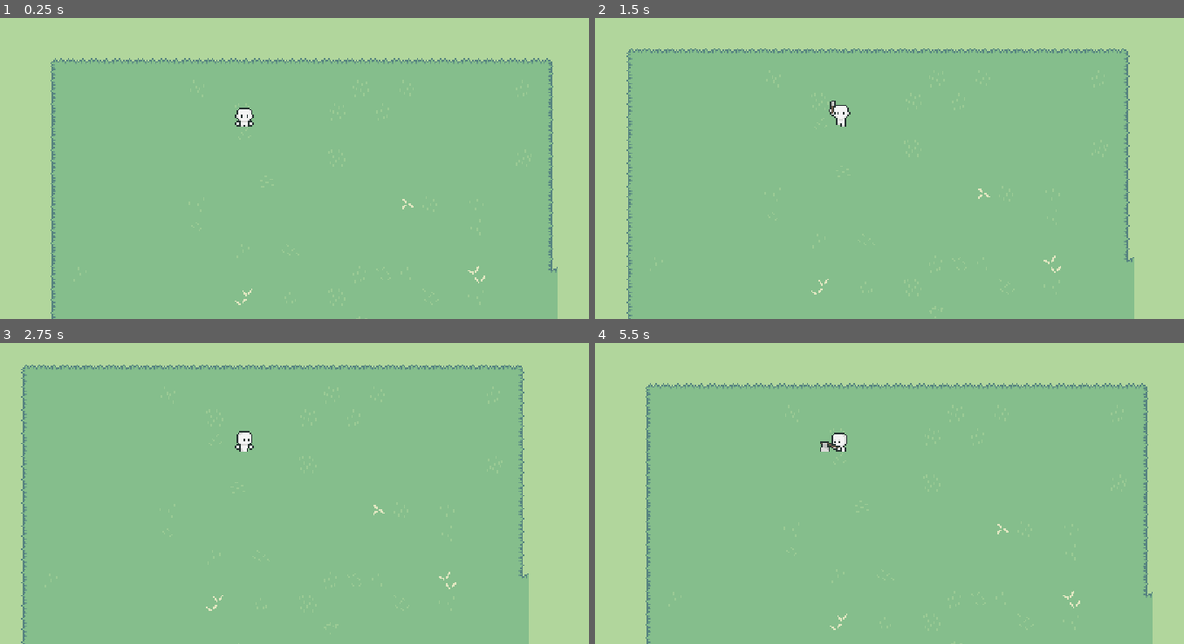
Above: before the commit, frames 1-4 (two rows, left to right).
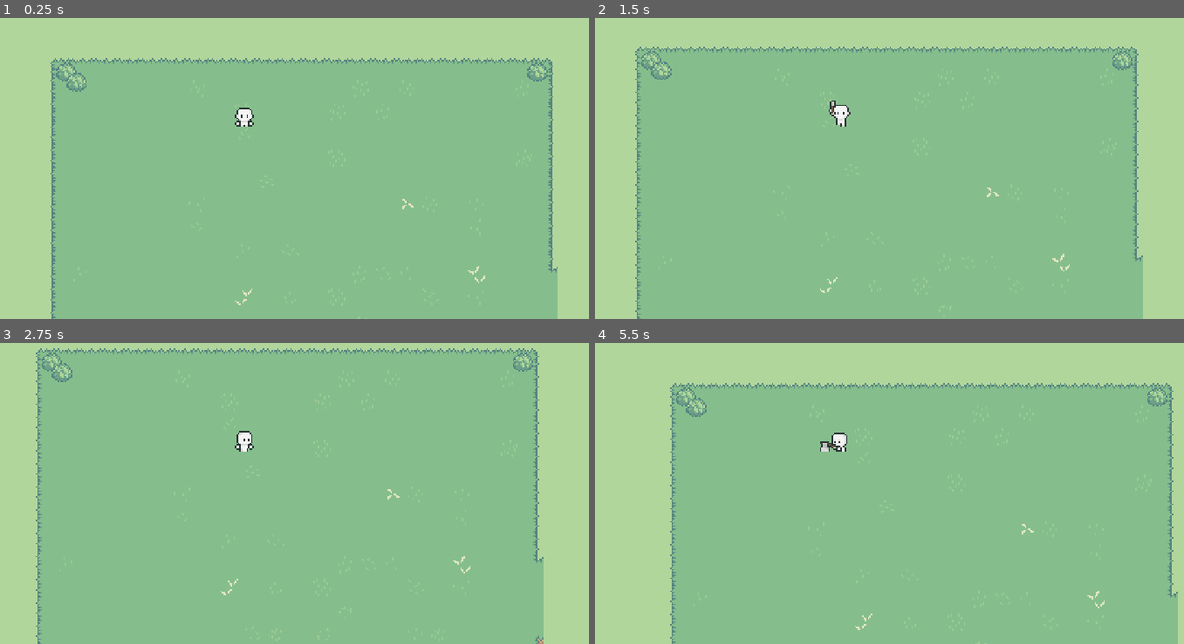
Above: after the commit, the same moments.

Repository: Grazulex/frpg
Game: Godot game, scene res://playground.tscn
Two runs of this game, one before a commit and one after it. Both use one fixed random seed, a clock stepped at 60 frames per second and the inputs below.
Inputs:
- Up to frame 1 (0.25 s): no input
- Up to frame 2 (1.5 s): hold Right (right) 0.53-1.28 s; hold A (axe) 0.53-1.28 s; hold Down (down) from 1.28 s (still down); tap A (axe) at 1.35 s
- Up to frame 3 (2.75 s): release Down (down) at 2.03 s; hold Right (right) from 2.03 s (still down); hold A (axe) from 2.03 s (still down)
- Up to frame 4 (5.5 s): release Right (right) at 2.78 s; release A (axe) at 2.78 s; hold Up (up) 2.78-3.53 s; tap A (axe) at 2.85, 4.35 s; hold A (axe) 3.53-4.28 s; hold Left (left) 3.53-5.03 s; hold Down (down) from 5.03 s (still down); hold A (axe) from 5.03 s (still down)

The runs differ from the first frame. In frame 1, 0.4% of the frame differs, in the area x 9-94%, y 14-25%; in frame 2, 4.8%; in frame 3, 11%, in the area x 3-93%, y 1-100%; in frame 4, 9.2%.

Commit message:
add plant and axe

Diff:
--- /dev/null
+++ b/GeneralNode/HitBox/hit_box.gd
@@ -0,0 +1,16 @@
+class_name HitBox extends Area2D
+
+signal  Damaged( damage : int)
+
+# Called when the node enters the scene tree for the first time.
+func _ready():
+	pass # Replace with function body.
+
+
+# Called every frame. 'delta' is the elapsed time since the previous frame.
+func _process(delta):
+	pass
+
+func TakeDamage( damage : int ) -> void:
+	print( "TakeDamage: " , damage )
+	Damaged.emit( damage )
--- /dev/null
+++ b/GeneralNode/HitBox/hit_box.tscn
@@ -0,0 +1,9 @@
+[gd_scene load_steps=2 format=3 uid="uid://d1pk1vevwh28u"]
+
+[ext_resource type="Script" path="res://GeneralNode/HitBox/hit_box.gd" id="1_nevmw"]
+
+[node name="HitBox" type="Area2D"]
+collision_layer = 256
+collision_mask = 0
+monitoring = false
+script = ExtResource("1_nevmw")
--- /dev/null
+++ b/GeneralNode/HurtBox/hurt_box.gd
@@ -0,0 +1,18 @@
+class_name HurtBox extends Area2D
+
+@export var damage : int = 1
+
+# Called when the node enters the scene tree for the first time.
+func _ready():
+	area_entered.connect( AreaEntered)
+	pass # Replace with function body.
+
+
+# Called every frame. 'delta' is the elapsed time since the previous frame.
+func _process(delta):
+	pass
+
+func AreaEntered( a : Area2D ) -> void:
+	if a is HitBox:
+		a.TakeDamage( damage )
+	pass
--- /dev/null
+++ b/GeneralNode/HurtBox/hurt_box.tscn
@@ -0,0 +1,9 @@
+[gd_scene load_steps=2 format=3 uid="uid://5icdwoynlihv"]
+
+[ext_resource type="Script" path="res://GeneralNode/HurtBox/hurt_box.gd" id="1_sbxc6"]
+
+[node name="HurtBox" type="Area2D"]
+collision_layer = 0
+collision_mask = 2
+monitorable = false
+script = ExtResource("1_sbxc6")
--- /dev/null
+++ b/Player/Scripts/PlayerInteractionsHost.gd
@@ -0,0 +1,22 @@
+class_name PlayerInteractionsHost extends Node2D
+
+@onready var player : Player = $".."
+# Called when the node enters the scene tree for the first time.
+func _ready():
+	player.DirectionChanged.connect( UpdateDirection )
+	pass # Replace with function body.
+
+
+func UpdateDirection ( new_direction : Vector2) -> void:
+	match new_direction:
+		Vector2.DOWN:
+			rotation_degrees = 0
+		Vector2.UP:
+			rotation_degrees = 180
+		Vector2.LEFT:
+			rotation_degrees = 90
+		Vector2.RIGHT:
+			rotation_degrees = -90
+		_:
+			rotation_degrees = 0
+	pass
--- a/Player/Scripts/player.gd
+++ b/Player/Scripts/player.gd
@@ -9,6 +9,8 @@
 @onready var sprite_axe : Sprite2D = $axe
 @onready var state_machine : PlayerStateMachine = $StateMachine
 
+signal DirectionChanged( new_direction : Vector2 )
+
 # Called when the node enters the scene tree for the first time.
 func _ready():
 	state_machine.Initialize(self)
@@ -17,8 +19,10 @@
 
 # Called every frame. 'delta' is the elapsed time since the previous frame.
 func _process(delta):
-	direction.x = Input.get_action_strength("right") - Input.get_action_strength("left")
-	direction.y = Input.get_action_strength("down") - Input.get_action_strength("up")
+	direction = Vector2(
+		Input.get_axis("left", "right"),
+		Input.get_axis("up", "down")
+	).normalized()
 	pass
 
 func _physics_process(delta):
@@ -38,7 +42,7 @@
 		return false
 
 	cardinal_direction = new_direction
-
+	DirectionChanged.emit( new_direction )
 	return true
 
 func UpdateAnimation( state : String ) -> void:
--- a/Player/Scripts/state_axe.gd
+++ b/Player/Scripts/state_axe.gd
@@ -1,25 +1,43 @@
 class_name State_Axe extends State
 
 var axing : bool = false
+
+@export var axe_sound : AudioStream
+@export_range(1,20,0.5) var decelarate_speed : float = 5.0
+
 @onready var animation_player : AnimationPlayer = $"../../AnimationPlayer"
+@onready var audio : AudioStreamPlayer2D  =  $"../../Audio/AudioStreamPlayer2D"
+@onready var hurt_box : HurtBox = $"../../Interactions/HurtBox"
+
 @onready var walk : State = $"../Walk"
 @onready var idle : State = $"../Idle"
+
 
 func Enter() -> void:
 	player.sprite_axe.show()
 	player.UpdateAnimation("axe")
 	animation_player.animation_finished.connect( EndAxe )
+
+	audio.stream = axe_sound
+	audio.pitch_scale = randf_range( 0.9, 1.1 )
+	audio.play()
+
 	axing = true
+
+	await get_tree().create_timer( 0.075 ).timeout
+	hurt_box.monitoring = true
 	pass
 
 func Exit() -> void:
 	animation_player.animation_finished.disconnect( EndAxe )
 	axing = false
+	hurt_box.monitoring = false
 	player.sprite_axe.hide()
 	pass
 
 func Process( _delta : float) -> State:
-	player.velocity = Vector2.ZERO
+	player.velocity -= player.velocity * decelarate_speed * _delta
+
 	if axing == false:
 		if player.direction == Vector2.ZERO:
 			return idle
--- a/Player/Scripts/state_walk.gd
+++ b/Player/Scripts/state_walk.gd
@@ -1,6 +1,6 @@
 class_name State_Walk extends State
 
-@export var move_speed : float = 100.0
+@export var move_speed : float = 50.0
 
 @onready var idle : State =  $"../Idle"
 @onready var axe : State = $"../Axe"
--- a/Player/player.tscn
+++ b/Player/player.tscn
@@ -8,6 +8,9 @@
 [ext_resource type="Script" path="res://Player/Scripts/state_idle.gd" id="5_hu720"]
 [ext_resource type="Script" path="res://Player/Scripts/state_walk.gd" id="6_1wwfh"]
 [ext_resource type="Script" path="res://Player/Scripts/state_axe.gd" id="8_377sv"]
+[ext_resource type="AudioStream" uid="uid://wsj3cj2wq1rt" path="res://Player/Audios/axe.mp3" id="9_83akb"]
+[ext_resource type="Script" path="res://Player/Scripts/PlayerInteractionsHost.gd" id="10_d14a5"]
+[ext_resource type="PackedScene" uid="uid://5icdwoynlihv" path="res://GeneralNode/HurtBox/hurt_box.tscn" id="10_y5cya"]
 
 [sub_resource type="CircleShape2D" id="CircleShape2D_hfrb3"]
 radius = 3.0
@@ -51,6 +54,70 @@
 "values": [0]
 }
 
+[sub_resource type="Animation" id="Animation_r407l"]
+resource_name = "axe_down"
+length = 0.6
+tracks/0/type = "value"
+tracks/0/imported = false
+tracks/0/enabled = true
+tracks/0/path = NodePath("axe:frame")
+tracks/0/interp = 1
+tracks/0/loop_wrap = true
+tracks/0/keys = {
+"times": PackedFloat32Array(0, 0.1, 0.2, 0.3, 0.4, 0.5),
+"transitions": PackedFloat32Array(1, 1, 1, 1, 1, 1),
+"update": 1,
+"values": [12, 13, 14, 15, 16, 17]
+}
+
+[sub_resource type="Animation" id="Animation_w042r"]
+resource_name = "axe_left"
+length = 0.6
+tracks/0/type = "value"
+tracks/0/imported = false
+tracks/0/enabled = true
+tracks/0/path = NodePath("axe:frame")
+tracks/0/interp = 1
+tracks/0/loop_wrap = true
+tracks/0/keys = {
+"times": PackedFloat32Array(0, 0.1, 0.2, 0.3, 0.4, 0.5),
+"transitions": PackedFloat32Array(1, 1, 1, 1, 1, 1),
+"update": 1,
+"values": [6, 7, 8, 9, 10, 11]
+}
+
+[sub_resource type="Animation" id="Animation_ihcte"]
+resource_name = "axe_right"
+length = 0.6
+tracks/0/type = "value"
+tracks/0/imported = false
+tracks/0/enabled = true
+tracks/0/path = NodePath("axe:frame")
+tracks/0/interp = 1
+tracks/0/loop_wrap = true
+tracks/0/keys = {
+"times": PackedFloat32Array(0, 0.1, 0.2, 0.3, 0.4, 0.5),
+"transitions": PackedFloat32Array(1, 1, 1, 1, 1, 1),
+"update": 1,
+"values": [0, 1, 2, 3, 4, 5]
+}
+
+[sub_resource type="Animation" id="Animation_7sclj"]
+resource_name = "axe_up"
+length = 0.6
+tracks/0/type = "value"
+tracks/0/imported = false
+tracks/0/enabled = true
+tracks/0/path = NodePath("axe:frame")
+tracks/0/interp = 1
+tracks/0/loop_wrap = true
+tracks/0/keys = {
+"times": PackedFloat32Array(0, 0.1, 0.2, 0.3, 0.4, 0.5),
+"transitions": PackedFloat32Array(1, 1, 1, 1, 1, 1),
+"update": 1,
+"values": [18, 19, 20, 21, 22, 23]
+}
+
 [sub_resource type="Animation" id="Animation_ht2fh"]
 resource_name = "idle_down"
 length = 0.5
@@ -185,70 +252,6 @@
 "transitions": PackedFloat32Array(1, 1, 1, 1, 1, 1, 1, 1),
 "update": 1,
 "values": [24, 25, 26, 27, 28, 29, 30, 31]
-}
-
-[sub_resource type="Animation" id="Animation_r407l"]
-resource_name = "axe_down"
-length = 0.6
-tracks/0/type = "value"
-tracks/0/imported = false
-tracks/0/enabled = true
-tracks/0/path = NodePath("axe:frame")
-tracks/0/interp = 1
-tracks/0/loop_wrap = true
-tracks/0/keys = {
-"times": PackedFloat32Array(0, 0.1, 0.2, 0.3, 0.4, 0.5),
-"transitions": PackedFloat32Array(1, 1, 1, 1, 1, 1),
-"update": 1,
-"values": [12, 13, 14, 15, 16, 17]
-}
-
-[sub_resource type="Animation" id="Animation_7sclj"]
-resource_name = "axe_up"
-length = 0.6
-tracks/0/type = "value"
-tracks/0/imported = false
-tracks/0/enabled = true
-tracks/0/path = NodePath("axe:frame")
-tracks/0/interp = 1
-tracks/0/loop_wrap = true
-tracks/0/keys = {
-"times": PackedFloat32Array(0, 0.1, 0.2, 0.3, 0.4, 0.5),
-"transitions": PackedFloat32Array(1, 1, 1, 1, 1, 1),
-"update": 1,
-"values": [18, 19, 20, 21, 22, 23]
-}
-
-[sub_resource type="Animation" id="Animation_ihcte"]
-resource_name = "axe_right"
-length = 0.6
-tracks/0/type = "value"
-tracks/0/imported = false
-tracks/0/enabled = true
-tracks/0/path = NodePath("axe:frame")
-tracks/0/interp = 1
-tracks/0/loop_wrap = true
-tracks/0/keys = {
-"times": PackedFloat32Array(0, 0.1, 0.2, 0.3, 0.4, 0.5),
-"transitions": PackedFloat32Array(1, 1, 1, 1, 1, 1),
-"update": 1,
-"values": [0, 1, 2, 3, 4, 5]
-}
-
-[sub_resource type="Animation" id="Animation_w042r"]
-resource_name = "axe_left"
-length = 0.6
-tracks/0/type = "value"
-tracks/0/imported = false
-tracks/0/enabled = true
-tracks/0/path = NodePath("axe:frame")
-tracks/0/interp = 1
-tracks/0/loop_wrap = true
-tracks/0/keys = {
-"times": PackedFloat32Array(0, 0.1, 0.2, 0.3, 0.4, 0.5),
-"transitions": PackedFloat32Array(1, 1, 1, 1, 1, 1),
-"update": 1,
-"values": [6, 7, 8, 9, 10, 11]
 }
 
 [sub_resource type="AnimationLibrary" id="AnimationLibrary_eqqes"]
@@ -268,6 +271,9 @@
 "walk_up": SubResource("Animation_xv7jy")
 }
 
+[sub_resource type="CircleShape2D" id="CircleShape2D_ccx7p"]
+radius = 4.5
+
 [node name="Player" type="CharacterBody2D"]
 position = Vector2(24, 16)
 collision_mask = 16
@@ -315,5 +321,23 @@
 
 [node name="Axe" type="Node" parent="StateMachine"]
 script = ExtResource("8_377sv")
+axe_sound = ExtResource("9_83akb")
 
 [node name="Camera2D" type="Camera2D" parent="."]
+
+[node name="Audio" type="Node" parent="."]
+
+[node name="AudioStreamPlayer2D" type="AudioStreamPlayer2D" parent="Audio"]
+max_polyphony = 4
+
+[node name="Interactions" type="Node2D" parent="."]
+script = ExtResource("10_d14a5")
+
+[node name="HurtBox" parent="Interactions" instance=ExtResource("10_y5cya")]
+position = Vector2(0, 5)
+collision_mask = 256
+monitoring = false
+
+[node name="CollisionShape2D" type="CollisionShape2D" parent="Interactions/HurtBox"]
+shape = SubResource("CircleShape2D_ccx7p")
+debug_color = Color(0.970182, 0, 0.456428, 0.42)
--- /dev/null
+++ b/Props/Plants/plant.gd
@@ -0,0 +1,11 @@
+class_name Plant extends Node2D
+
+
+# Called when the node enters the scene tree for the first time.
+func _ready():
+	$HitBox.Damaged.connect( TakeDamage )
+	pass # Replace with function body.
+
+func TakeDamage( _damage : int ) -> void:
+	queue_free()
+	pass
--- /dev/null
+++ b/Props/Plants/plant.tscn
@@ -0,0 +1,32 @@
+[gd_scene load_steps=5 format=3 uid="uid://b66mnwneqia7e"]
+
+[ext_resource type="Script" path="res://Props/Plants/plant.gd" id="1_2v216"]
+[ext_resource type="Texture2D" uid="uid://d4htvut52vdjt" path="res://Props/Sprites/props.png" id="2_l5ups"]
+[ext_resource type="PackedScene" uid="uid://d1pk1vevwh28u" path="res://GeneralNode/HitBox/hit_box.tscn" id="3_8oldd"]
+
+[sub_resource type="RectangleShape2D" id="RectangleShape2D_ncnk4"]
+size = Vector2(10, 8)
+
+[node name="Plant" type="Node2D"]
+script = ExtResource("1_2v216")
+
+[node name="Sprite2D" type="Sprite2D" parent="."]
+position = Vector2(0, -3)
+texture = ExtResource("2_l5ups")
+hframes = 16
+vframes = 12
+frame = 57
+
+[node name="HitBox" parent="." instance=ExtResource("3_8oldd")]
+
+[node name="CollisionShape2D" type="CollisionShape2D" parent="HitBox"]
+shape = SubResource("RectangleShape2D_ncnk4")
+
+[node name="StaticBody2D" type="StaticBody2D" parent="."]
+position = Vector2(0, -3)
+collision_layer = 16
+collision_mask = 0
+
+[node name="CollisionShape2D" type="CollisionShape2D" parent="StaticBody2D"]
+position = Vector2(0, 3)
+shape = SubResource("RectangleShape2D_ncnk4")
--- a/playground.tscn
+++ b/playground.tscn
@@ -1,10 +1,24 @@
-[gd_scene load_steps=3 format=3 uid="uid://5fl2v6t5iev0"]
+[gd_scene load_steps=4 format=3 uid="uid://5fl2v6t5iev0"]
 
 [ext_resource type="PackedScene" uid="uid://b5s1hxuhndxrc" path="res://Player/player.tscn" id="1_kwbfi"]
 [ext_resource type="PackedScene" uid="uid://cryfgdl6lc0jl" path="res://Tile Maps/grass-01.tscn" id="2_vpjnf"]
+[ext_resource type="PackedScene" uid="uid://b66mnwneqia7e" path="res://Props/Plants/plant.tscn" id="3_bidbd"]
 
 [node name="Playground" type="Node2D"]
+y_sort_enabled = true
 
 [node name="Player" parent="." instance=ExtResource("1_kwbfi")]
 
 [node name="Grass-01" parent="." instance=ExtResource("2_vpjnf")]
+
+[node name="Plant" parent="." instance=ExtResource("3_bidbd")]
+position = Vector2(-98, -16)
+
+[node name="Plant2" parent="." instance=ExtResource("3_bidbd")]
+position = Vector2(226, -16)
+
+[node name="Plant3" parent="." instance=ExtResource("3_bidbd")]
+position = Vector2(-99, 292)
+
+[node name="Plant4" parent="." instance=ExtResource("3_bidbd")]
+position = Vector2(-91, -9)
--- a/project.godot
+++ b/project.godot
@@ -58,7 +58,9 @@
 [layer_names]
 
 2d_physics/layer_1="Player"
+2d_physics/layer_2="PlayerHurt"
 2d_physics/layer_5="Hills"
+2d_physics/layer_9="Tree"
 
 [rendering]
 
Not shown, added: Player/Audios/axe.mp3.import
Not shown: 1 places in Player/player.tscn that only renumber resources
Binary file added: Props/Sprites/props.png
Not shown, added: Props/Sprites/props.png.import
Not shown, added: Player/Audios/axe.mp3
